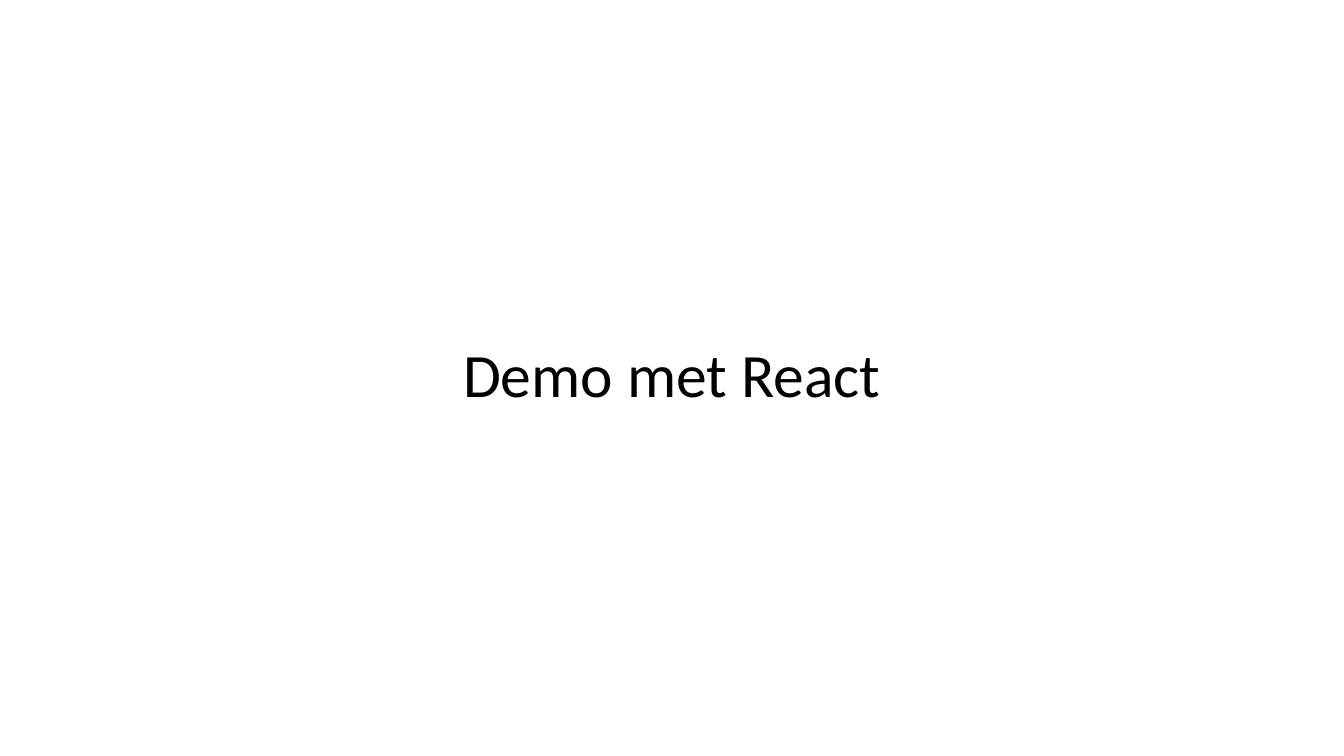
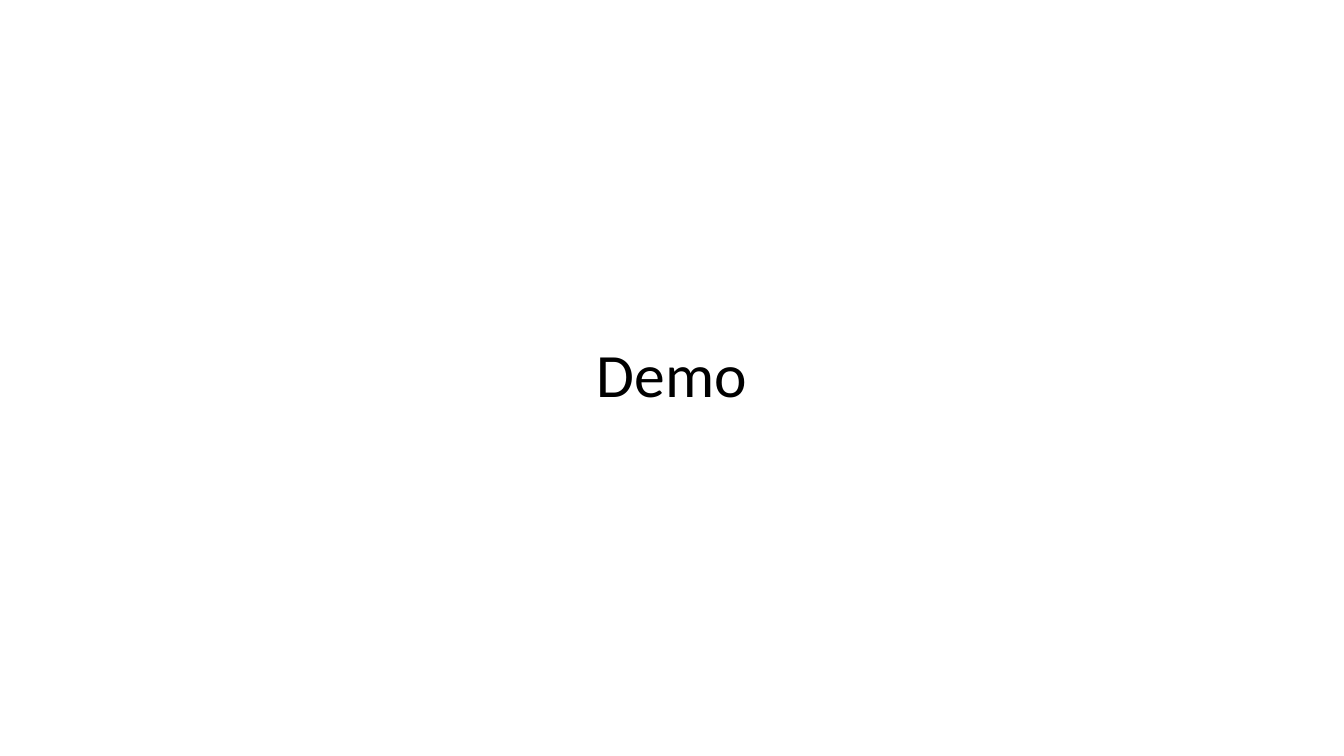
Before and after one commit to mohammedOulad/Bloomup, a slide deck: slide 12 of Headless CMS.pptx. Drawn at 1344x756 pixels with LibreOffice and Linux fonts; fonts in the diff are those of the drawing. Boxes give left, top, right and bottom in pixels: in the first picture for what was removed or moved away, otherwise in the second. Text is boxed around its words. In the diff, an @@ line names an element or a change of style, - is before the commit and + after.

```diff
--- a/Headless CMS.pptx
+++ b/Headless CMS.pptx
@@ title at bbox=[597, 357, 747, 398]: text changed @@
-Demo met React
+Demo
```
Also in this commit, not shown: 4 other slides changed, 1 slide added, 1 slide removed, 6 other files.
